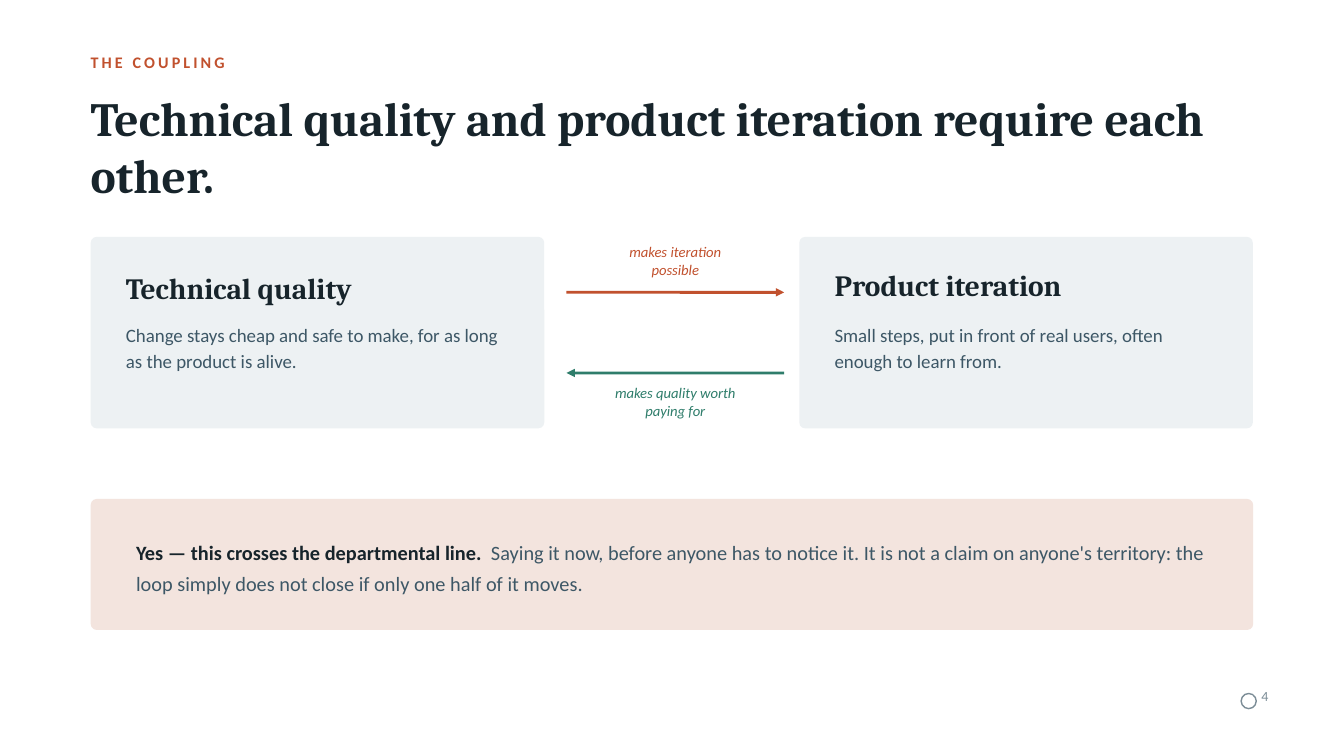
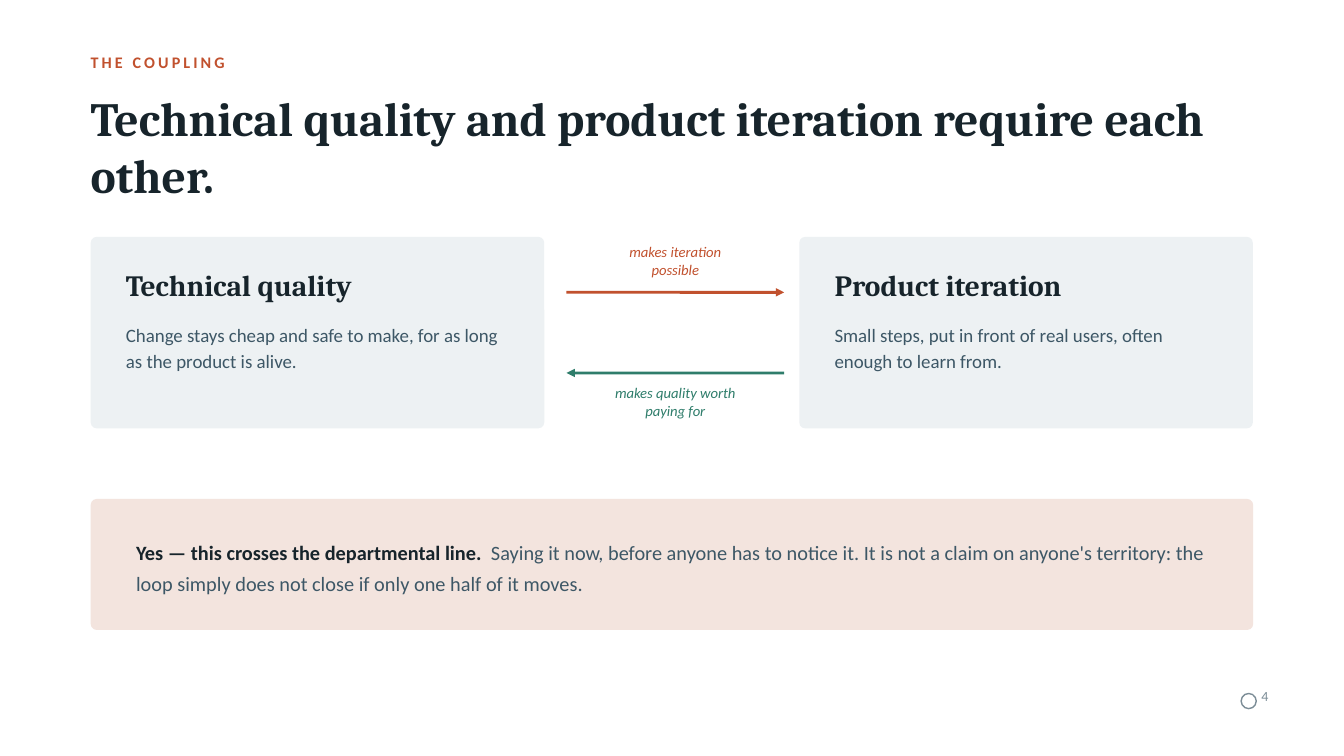
Before and after one commit to martinsson/sonar-gitlab-audit-check, a slide deck: slide 4 of slides/what-good-development-looks-like.pptx. Drawn at 1344x756 pixels with LibreOffice and Linux fonts; fonts in the diff are those of the drawing. Boxes give left, top, right and bottom in pixels: in the first picture for what was removed or moved away, otherwise in the second. Text is boxed around its words. In the diff, an @@ line names an element or a change of style, - is before the commit and + after.

```diff
--- a/slides/what-good-development-looks-like.pptx
+++ b/slides/what-good-development-looks-like.pptx
@@ text "Technical quality" at bbox=[126, 275, 352, 303]: vertical alignment middle to top @@
```
Also in this commit, not shown: 7 other slides changed, 1 other file.
